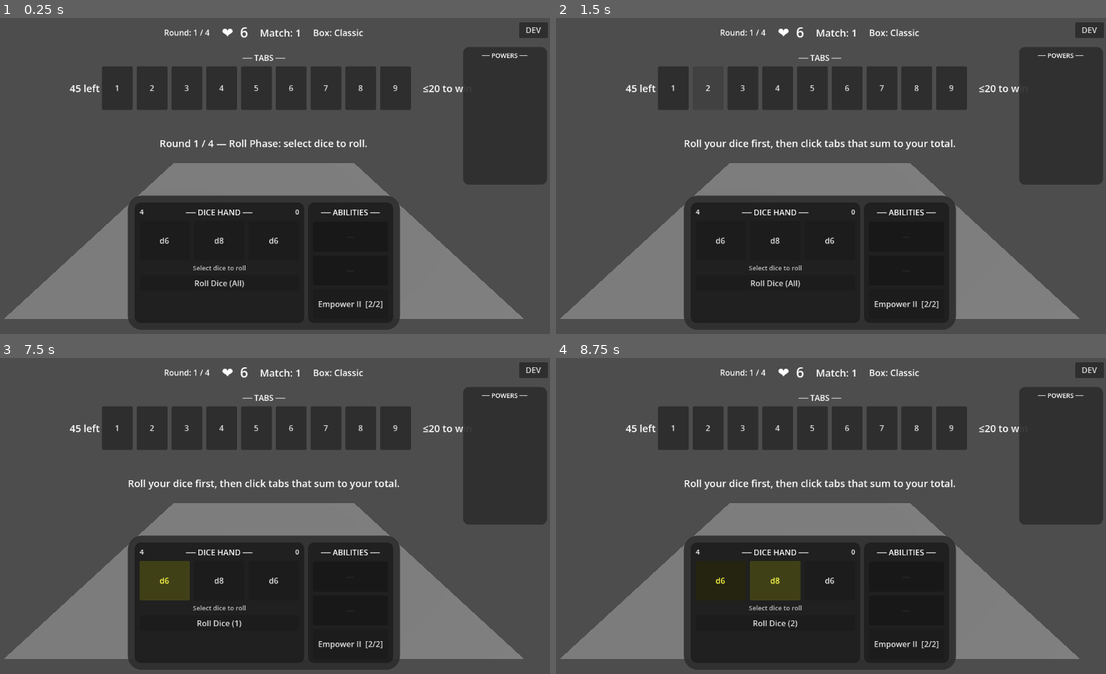
Above: before the commit, frames 1-4 (two rows, left to right).
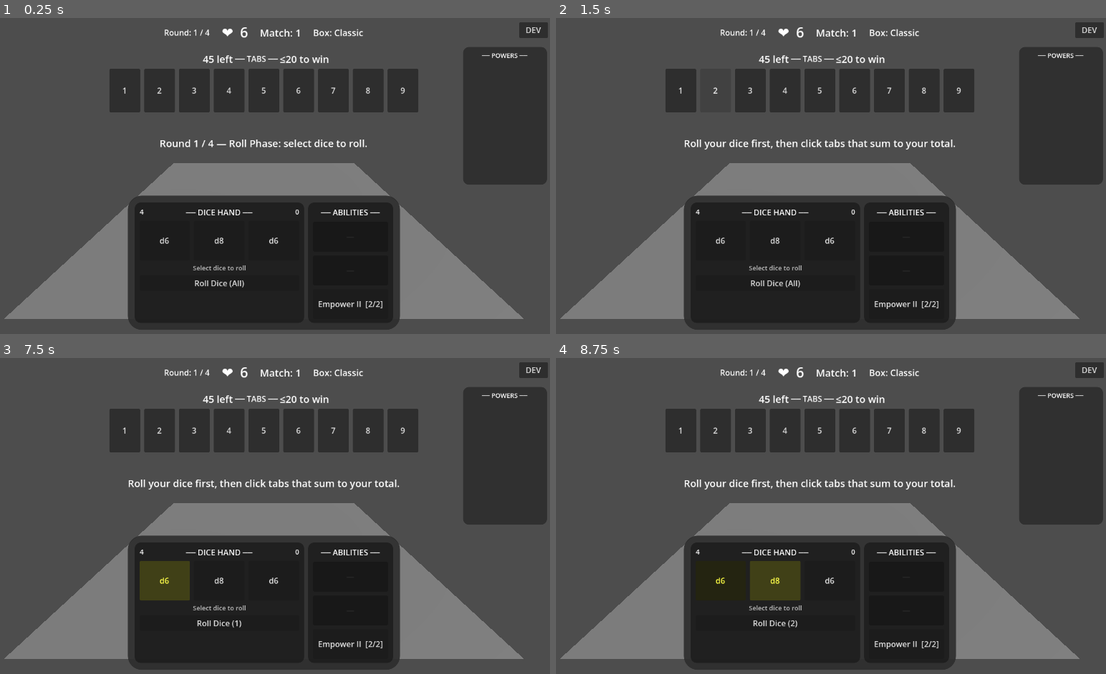
Above: after the commit, the same moments.

Repository: caleb-the-dev/SealTheBox
Game: Godot game, scene res://scenes/match/match.tscn
The game is run twice, just before and just after one commit, with the same random seed, the same clock (stepped at 60 frames per second) and the same inputs.
Inputs:
- Up to frame 1 (0.25 s): no input
- Up to frame 2 (1.5 s): click "1" at 0.5 s; click "2" at 1.25 s
- Up to frame 3 (7.5 s): click "3" at 2 s; click "4" at 2.75 s; click "5" at 3.5 s; click "6" at 4.25 s; click "7" at 5 s; click "8" at 5.75 s; click "9" at 6.5 s; click "d6" at 7.25 s
- Up to frame 4 (8.75 s): click "d8" at 8 s

The runs differ from the first frame. In frame 1, 3.0% of the frame differs, in the area x 12-85%, y 11-30%; in frame 2, 2.7%; in frame 3, 3.0%; in frame 4, 3.0%.

Commit message:
fix: move x-left and threshold labels to TABS header row

Diff:
--- a/seal-the-box/scripts/match/match.gd
+++ b/seal-the-box/scripts/match/match.gd
@@ -157,44 +157,50 @@
 	tabs_vbox.add_theme_constant_override("separation", 6)
 	root.add_child(tabs_vbox)
 
+	# Header row: [x left]  ── TABS ──  [≤y to win / Continue →]
+	var tabs_header = HBoxContainer.new()
+	tabs_header.size_flags_horizontal = Control.SIZE_EXPAND_FILL
+	tabs_header.alignment = BoxContainer.ALIGNMENT_CENTER
+	tabs_vbox.add_child(tabs_header)
+
+	_sealed_total_label = Label.new()
+	_sealed_total_label.add_theme_font_size_override("font_size", 20)
+	_sealed_total_label.custom_minimum_size = Vector2(110, 0)
+	_sealed_total_label.horizontal_alignment = HORIZONTAL_ALIGNMENT_RIGHT
+	tabs_header.add_child(_sealed_total_label)
+
 	var tabs_lbl = Label.new()
 	tabs_lbl.text = "── TABS ──"
 	tabs_lbl.horizontal_alignment = HORIZONTAL_ALIGNMENT_CENTER
-	tabs_vbox.add_child(tabs_lbl)
-
+	tabs_header.add_child(tabs_lbl)
+
+	var thresh_col = VBoxContainer.new()
+	thresh_col.custom_minimum_size = Vector2(140, 0)
+	thresh_col.alignment = BoxContainer.ALIGNMENT_CENTER
+	tabs_header.add_child(thresh_col)
+
+	_threshold_label = Label.new()
+	_threshold_label.add_theme_font_size_override("font_size", 20)
+	_threshold_label.horizontal_alignment = HORIZONTAL_ALIGNMENT_LEFT
+	thresh_col.add_child(_threshold_label)
+
+	_continue_button = Button.new()
+	_continue_button.text = "Continue →"
+	_continue_button.visible = false
+	_continue_button.pressed.connect(_on_continue_pressed)
+	thresh_col.add_child(_continue_button)
+
+	# Tab buttons row (centered, no flanking labels)
 	var tab_area = HBoxContainer.new()
 	tab_area.size_flags_horizontal = Control.SIZE_EXPAND_FILL
 	tab_area.alignment = BoxContainer.ALIGNMENT_CENTER
 	tabs_vbox.add_child(tab_area)
-
-	_sealed_total_label = Label.new()
-	_sealed_total_label.add_theme_font_size_override("font_size", 20)
-	_sealed_total_label.custom_minimum_size = Vector2(110, 0)
-	_sealed_total_label.horizontal_alignment = HORIZONTAL_ALIGNMENT_RIGHT
-	_sealed_total_label.vertical_alignment = VERTICAL_ALIGNMENT_CENTER
-	tab_area.add_child(_sealed_total_label)
 
 	_tab_row = HBoxContainer.new()
 	_tab_row.alignment = BoxContainer.ALIGNMENT_CENTER
 	_tab_row.add_theme_constant_override("separation", 8)
 	_tab_row.size_flags_horizontal = Control.SIZE_SHRINK_CENTER
 	tab_area.add_child(_tab_row)
-
-	var thresh_col = VBoxContainer.new()
-	thresh_col.custom_minimum_size = Vector2(140, 0)
-	thresh_col.alignment = BoxContainer.ALIGNMENT_CENTER
-	tab_area.add_child(thresh_col)
-
-	_threshold_label = Label.new()
-	_threshold_label.add_theme_font_size_override("font_size", 20)
-	_threshold_label.horizontal_alignment = HORIZONTAL_ALIGNMENT_CENTER
-	thresh_col.add_child(_threshold_label)
-
-	_continue_button = Button.new()
-	_continue_button.text = "Continue →"
-	_continue_button.visible = false
-	_continue_button.pressed.connect(_on_continue_pressed)
-	thresh_col.add_child(_continue_button)
 
 	# ── Status / rolled total ───────────────────────────────────────────────
 	_status_label = Label.new()
